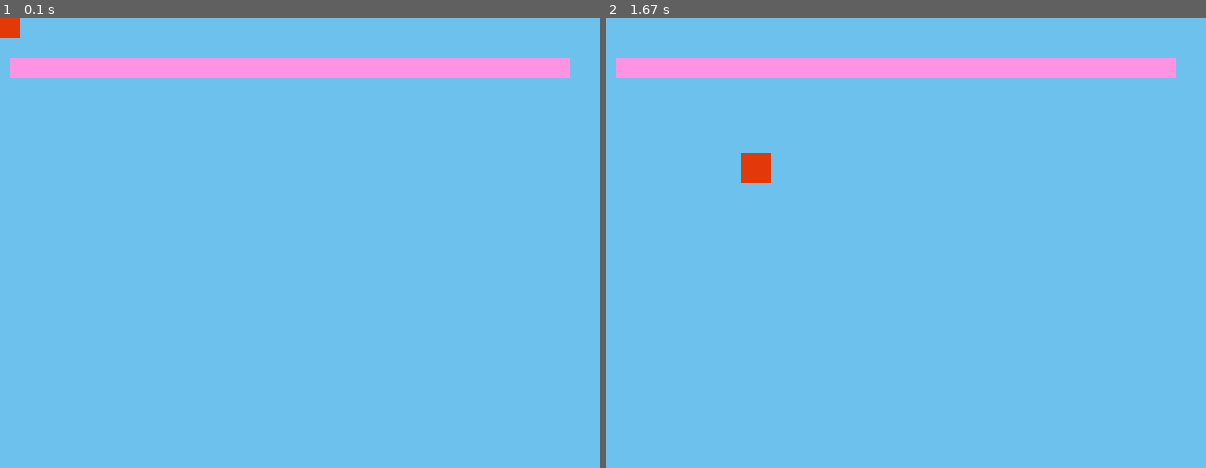
Above: before the commit, frames 1-2 (left to right).
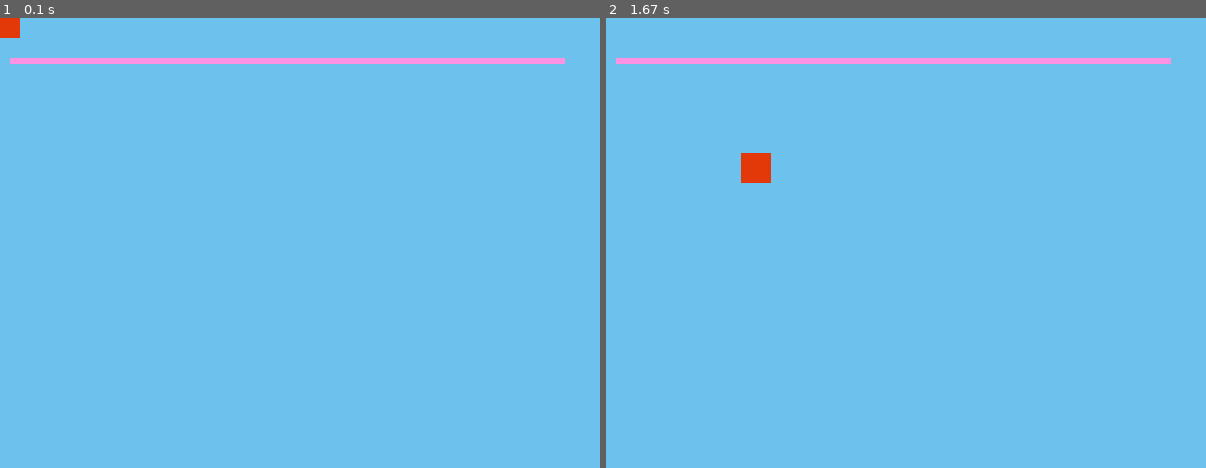
Above: after the commit, the same moments.

Repository: italogama/PyGame-LearnCafe
Game: pygame game, started from Aula 4 Inicio/Aula 20.py
Two runs of this game, one before a commit and one after it. Both use one fixed random seed, a clock stepped at 60 frames per second and the inputs below.
Inputs (mouse positions are in pixels of both pictures, inside the frame that each line leads up to):
- Up to frame 1 (0.1 s): no input
- Up to frame 2 (1.67 s): click (894, 63) at 0.38 s

The runs differ from the first frame. In frame 1, 2.9% of the frame differs, in the area x 1-95%, y 8-14%; in frame 2, 2.9%.

Commit message:
Aula 21 - Criando jogo com Pygame

Diff:
--- a/Aula 4 Inicio/Aula 20.py
+++ b/Aula 4 Inicio/Aula 20.py
@@ -15,7 +15,7 @@
     sup.fill(cor_azul)
 
     ret = pygame.Rect(10, 10, 30, 30)
-    ret2 = pygame.Rect(10, 40, 560, 20)
+    ret2 = pygame.Rect(10, 40, 555, 6)
     sair = False
 
     pygame.font.init()
@@ -44,10 +44,16 @@
         ret.top -= ret.height/2
         if ret.colliderect(ret2): #testando colisão com objeto
             text = fonte_perdeu.render('COLIDIU', 1, (cor_vermelha)) #printando perdeu
+            tela.blit(text, (150, 150))
             audio_explosao.play()
             audio_explosao.set_volume(00.1)
-            tela.blit(text, (150, 150))
             (ret.left, ret.top) = (xant, yant)
+
+        if ret.top > 400:
+            text = fonte_perdeu.render('VOCE GANHOU', 1, (cor_branca)) #printando perdeu
+            tela.blit(text, (200, 200))
+            ret2.left = 602
+
 
         pygame.draw.rect(tela, cor_vermelha, ret) #inserindo retangulo
         pygame.draw.rect(tela, cor_rosa, ret2)
